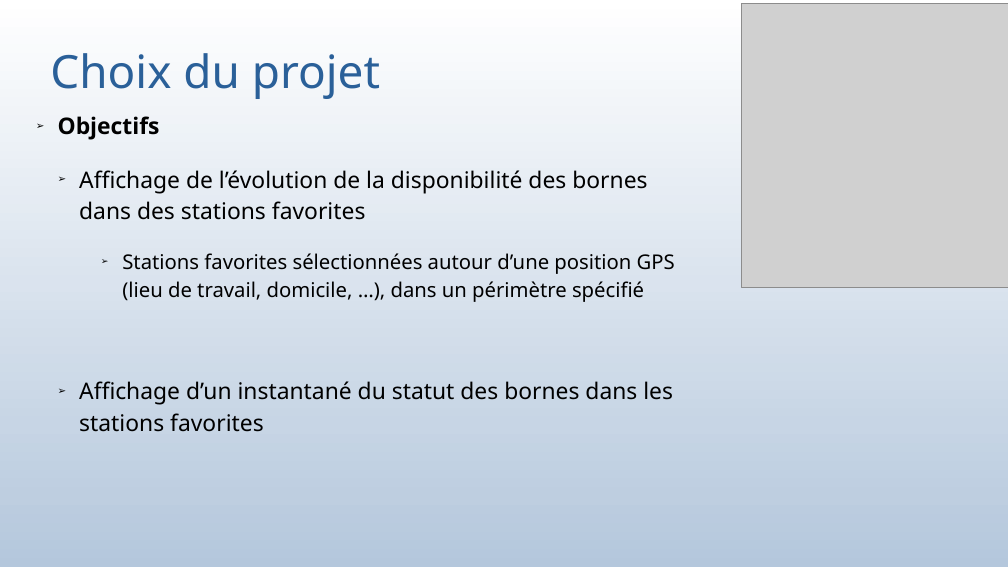
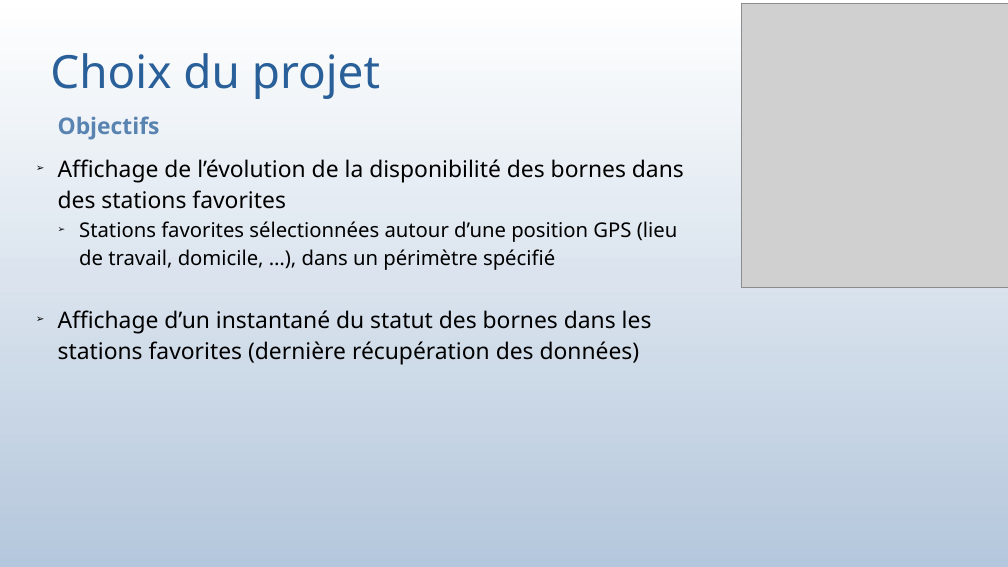
Before and after one commit to bauj/AJC_projet_belib, a slide deck: slide 9 of presentation_projet.odp (slide 8 before the commit). Drawn at 1008x567 pixels with LibreOffice and Linux fonts; fonts in the diff are those of the drawing; grey boxes stand for pictures. Boxes give left, top, right and bottom in pixels: in the first picture for what was removed or moved away, otherwise in the second. Text is boxed around its words. In the diff, an @@ line names an element or a change of style, - is before the commit and + after.

```diff
--- a/presentation_projet.odp
+++ b/presentation_projet.odp
@@ subtitle at (58,116,684,270): text colour #000000 to #5983B0 in "Objectifs"; bullet ➢ to none; list level 2 to 1 in "Affichage de l’évolution de la ..."; list level 4 to 2 in "Stations favorites sélectionnées autour d’une ..." @@
@@ subtitle at (58,310,652,365): text changed @@
-  ➢ Affichage d’un instantané du statut des bornes dans les stations favorites
+➢ Affichage d’un instantané du statut des bornes dans les stations favorites (dernière récupération des données)
```
Also in this commit, not shown: 6 other slides changed, 10 slides added, 3 other files.
